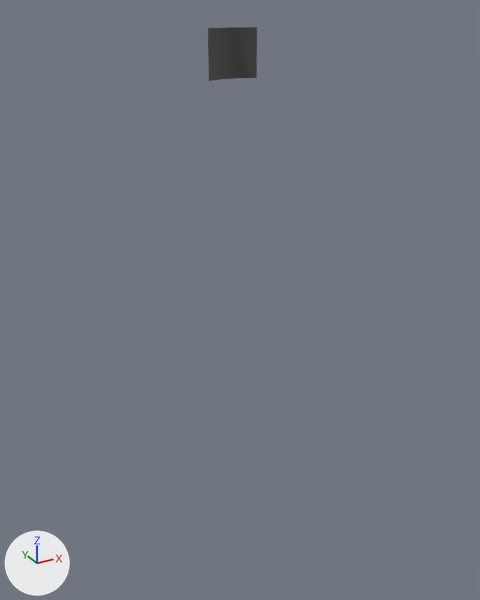
An edit to the Blender file assets/props/grotto_ship/grotto_ship.blend, drawn before and after from the same camera.
The view is the same before and after, from a 50 mm camera at (-7.67, -15.9, 11.84) aimed at (1.21, 0.25, 3.76). Arrows for +X, +Y and +Z are at lower left; the lights stay in place. The first picture is the older version.

Script lines for the objects in view, before the commit:
```python
me_flag_main_002 = bpy.data.meshes.new('Flag_Main.002')
me_flag_main_002.from_pydata(...)  # 96 vertices, 24 faces; spans x 0.174..1.622, y 0.0..0.266, z 10.138..11.38
me_flag_main_002.materials.append(mat_m_flag)  # dark grey #494949
ob_flag_main = bpy.data.objects.new('Flag_Main', me_flag_main_002)
ob_flag_main.parent = ob_grotto_grotto_ship
ob_flag_main.location = (0.0, 0.0, 0.0)
```
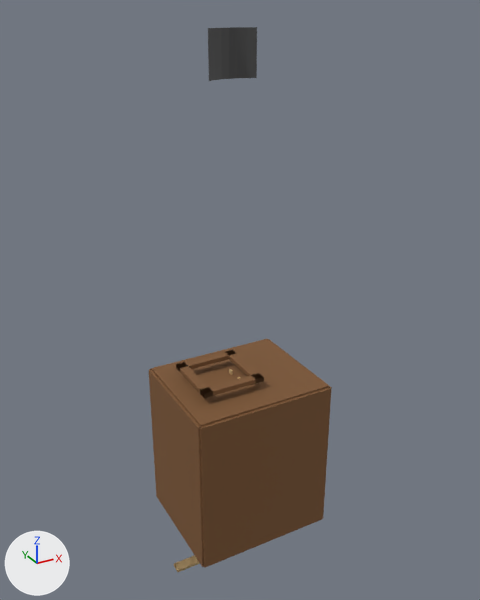
Not visible in the pictures: 'ship_CargoWall_Port'.

Diff of the bpy script that builds the scene:
```diff
--- a/assets/props/grotto_ship/grotto_ship.blend.py
+++ b/assets/props/grotto_ship/grotto_ship.blend.py
@@ ob_ship_cargoshelf_02 @@
+ob_ship_cargoshelf_02 = bpy.data.objects.new('ship_CargoShelf_02', me_ship_cargo_shelf_001)  # a box spanning x -1.4..0.2, y -0.17..0.17, z -5.5..-5.42; in mat_m_deck (brown #cbad7c)
+ob_ship_cargoshelf_02.parent = ob_grotto_grotto_ship
+ob_ship_cargoshelf_02.location = (0.0, 0.0, 0.0)
@@ ob_ship_cargoshelf @@
+ob_ship_cargoshelf = bpy.data.objects.new('ship_CargoShelf', me_ship_cargo_shelf_001)  # a box spanning x -1.4..0.2, y -0.17..0.17, z -5.5..-5.42; in mat_m_deck (brown #cbad7c)
+ob_ship_cargoshelf.parent = ob_grotto_grotto_ship
+ob_ship_cargoshelf.location = (0.0, 0.0, 0.0)
@@ ob_ship_ladder @@
+ob_ship_ladder = bpy.data.objects.new('ship_Ladder', me_ship_ladder_001)  # 88 vertices, 66 faces; spans x 0.67..1.13, y -0.34..0.34, z -3.75..1.42; in mat_m_deck (brown #cbad7c)
+ob_ship_ladder.parent = ob_grotto_grotto_ship
+ob_ship_ladder.location = (0.0, 0.0, 0.0)
@@ ob_ship_deckhatch_frame @@
+ob_ship_deckhatch_frame = bpy.data.objects.new('ship_DeckHatch_Frame', me_ship_hatch_frame_001)  # a box spanning x -0.65..1.35, y 0.71..1.0, z 1.54..1.68; a box spanning x -0.65..1.35, y -1.0..-0.71, z 1.54..1.68; a box spanning x 1.06..1.35, y -1.0..1.0, z 1.54..1.68; a box spanning x -0.65..-0.36, y -1.0..1.0, z 1.54..1.68; in mat_m_hull (brown #7c5530)
+ob_ship_deckhatch_frame.parent = ob_grotto_grotto_ship
+ob_ship_deckhatch_frame.location = (0.0, 0.0, 0.0)
@@ ob_ship_cargodeck_ceiling @@
+ob_ship_cargodeck_ceiling = bpy.data.objects.new('ship_CargoDeck_Ceiling', me_ship_cargo_ceil_001)  # a box spanning x -1.16..3.16, y -1.81..1.81, z 1.22..1.28; in mat_m_hull (brown #7c5530)
+ob_ship_cargodeck_ceiling.parent = ob_grotto_grotto_ship
+ob_ship_cargodeck_ceiling.location = (0.0, 0.0, 0.0)
@@ ob_ship_cargowall_stern @@
+ob_ship_cargowall_stern = bpy.data.objects.new('ship_CargoWall_Stern', me_ship_cargowall_stern_001)  # a box spanning x -1.25..-1.15, y -1.85..1.85, z -3.85..1.22; in mat_m_hull (brown #7c5530)
+ob_ship_cargowall_stern.parent = ob_grotto_grotto_ship
+ob_ship_cargowall_stern.location = (0.0, 0.0, 0.0)
@@ ob_ship_cargowall_bow @@
+ob_ship_cargowall_bow = bpy.data.objects.new('ship_CargoWall_Bow', me_ship_cargowall_bow_001)  # a box spanning x 3.15..3.25, y -1.85..1.85, z -3.85..1.22; in mat_m_hull (brown #7c5530)
+ob_ship_cargowall_bow.parent = ob_grotto_grotto_ship
+ob_ship_cargowall_bow.location = (0.0, 0.0, 0.0)
@@ ob_ship_cargowall_stbd @@
+ob_ship_cargowall_stbd = bpy.data.objects.new('ship_CargoWall_Stbd', me_ship_cargowall_stbd_001)  # a box spanning x -1.2..3.2, y -1.9..-1.8, z -3.85..1.22; in mat_m_hull (brown #7c5530)
+ob_ship_cargowall_stbd.parent = ob_grotto_grotto_ship
+ob_ship_cargowall_stbd.location = (0.0, 0.0, 0.0)
@@ ob_ship_cargowall_port @@
+ob_ship_cargowall_port = bpy.data.objects.new('ship_CargoWall_Port', me_ship_cargowall_port_001)  # a box spanning x -1.2..3.2, y 1.8..1.9, z -3.85..1.22; in mat_m_hull (brown #7c5530)
+ob_ship_cargowall_port.parent = ob_grotto_grotto_ship
+ob_ship_cargowall_port.location = (0.0, 0.0, 0.0)
```

Pixel boxes [x1, y1, x2, y2] of what changed, in the pictures (480 x 600 px):
'ship_CargoWall_Stbd', added (brown): after [200, 388, 331, 568]
'ship_CargoDeck_Ceiling', added (brown): after [152, 339, 328, 427]
'ship_CargoWall_Stern', added (brown): after [149, 369, 204, 567]
'ship_DeckHatch_Frame', added (brown): after [176, 350, 264, 398]
'ship_CargoShelf', added: after [174, 555, 199, 572]
'ship_CargoWall_Bow', added: after [268, 339, 332, 513]
'ship_Ladder', added (mostly hidden): after [229, 369, 240, 379]
'ship_CargoShelf_02', added: after [174, 559, 200, 571]
